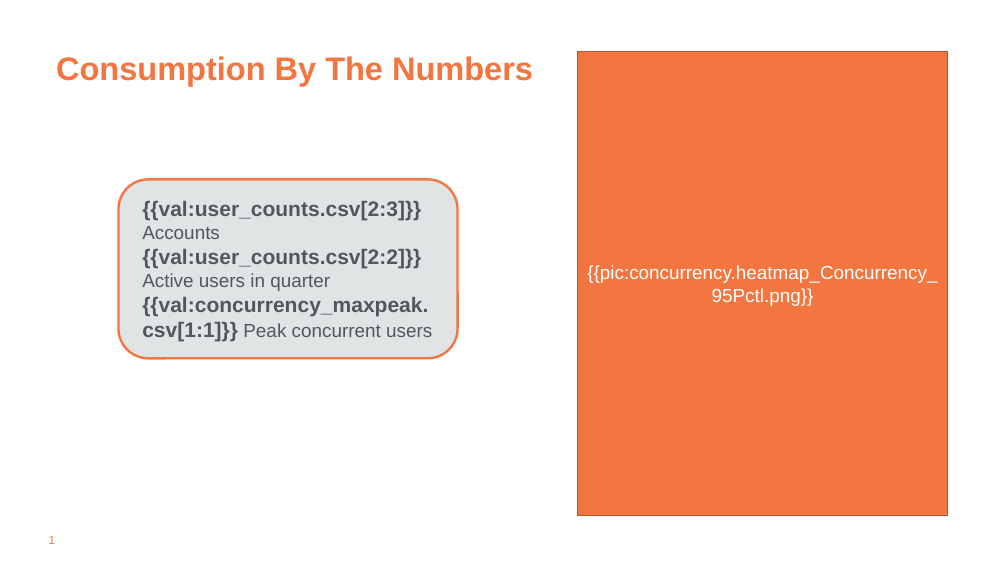
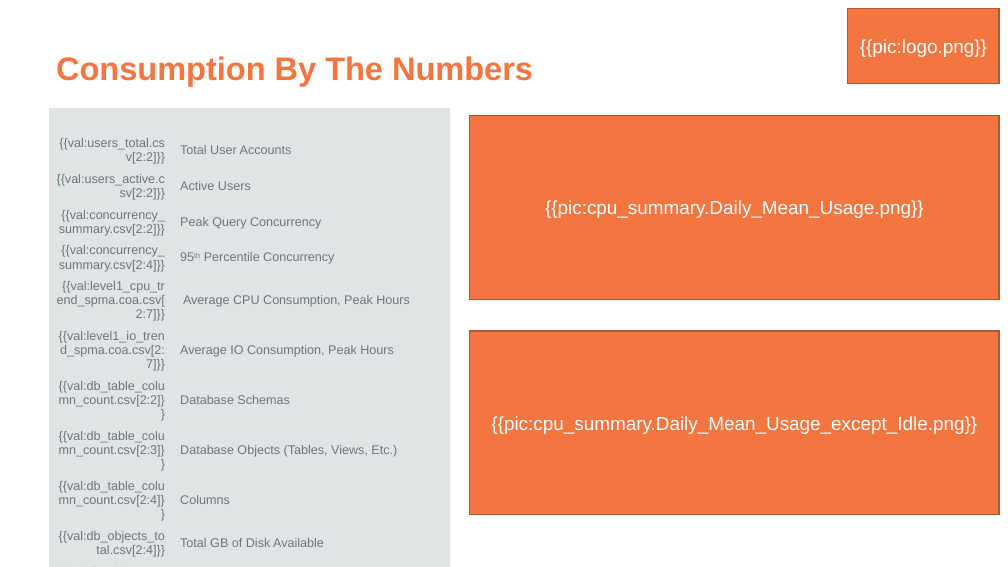
Before and after one commit to tdcoa/sql, a slide deck: slide 1 of filesets/success_plan/success_plan.pptx. Drawn at 1008x567 pixels with LibreOffice and Linux fonts; fonts in the diff are those of the drawing; background and template pictures are left out. Boxes give left, top, right and bottom in pixels: in the first picture for what was removed or moved away, otherwise in the second. Text is boxed around its words. In the diff, an @@ line names an element or a change of style, - is before the commit and + after.

```diff
--- a/filesets/success_plan/success_plan.pptx
+++ b/filesets/success_plan/success_plan.pptx
@@ rectangle added at (x1=848, y1=8, x2=1000, y2=84), fill #F3753F, outline #B4572F 1 pt, 18 pt, text #FFFFFF @@
+{{pic:logo.png}}
@@ table added at (x1=48, y1=108, x2=450, y2=567), 13 rows, 2 columns @@
+ | 
+{{val:users_total.csv[2:2]}} | Total User Accounts
+{{val:users_active.csv[2:2]}} | Active Users
+{{val:concurrency_summary.csv[2:2]}} | Peak Query Concurrency
+{{val:concurrency_summary.csv[2:4]}} | 95th Percentile Concurrency
+{{val:level1_cpu_trend_spma.coa.csv[2:7]}} | Average CPU Consumption, Peak Hours
+{{val:level1_io_trend_spma.coa.csv[2:7]}} | Average IO Consumption, Peak Hours
+{{val:db_table_column_count.csv[2:2]}} | Database Schemas
+{{val:db_table_column_count.csv[2:3]}} | Database Objects (Tables, Views, Etc.)
+{{val:db_table_column_count.csv[2:4]}} | Columns
+{{val:db_objects_total.csv[2:4]}} | Total GB of Disk Available
+{{val:db_objects_total.csv[2:5]}} | Total GB of Disk Used
+{{val:db_objects_total.csv[2:6]}} | Data Filled Percent
@@ rectangle added at (x1=470, y1=116, x2=1000, y2=299), fill #F3753F, outline #B4572F 1 pt, 18 pt, text #FFFFFF @@
+{{pic:cpu_summary.Daily_Mean_Usage.png}}
@@ rounded rectangle removed at (x1=119, y1=179, x2=458, y2=358) @@
-{{val:user_counts.csv[2:3]}} Accounts
-{{val:user_counts.csv[2:2]}} Active users in quarter
-{{val:concurrency_maxpeak.csv[1:1]}} Peak concurrent users
@@ rectangle "{{pic:cpu_summary.Daily_Mean_Usage_except_Idle.png}}" resized from (x1=578, y1=51, x2=948, y2=515) to (x1=470, y1=331, x2=1000, y2=515) @@
@@ text in rectangle at (x1=491, y1=416, x2=977, y2=434): text changed @@
-{{pic:concurrency.heatmap_Concurrency_95Pctl.png}}
+{{pic:cpu_summary.Daily_Mean_Usage_except_Idle.png}}
```
Also in this commit, not shown: 2 other slides changed, 4 slides added, 1 slide removed.
